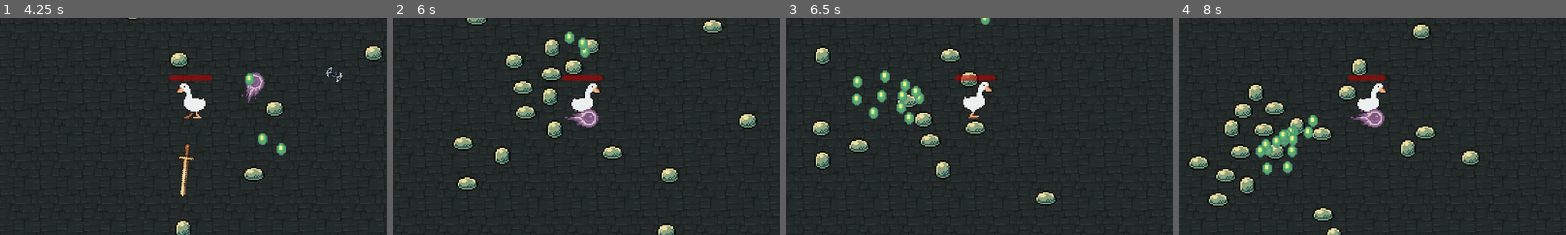
Above: before the commit, frames 1-4 (left to right).
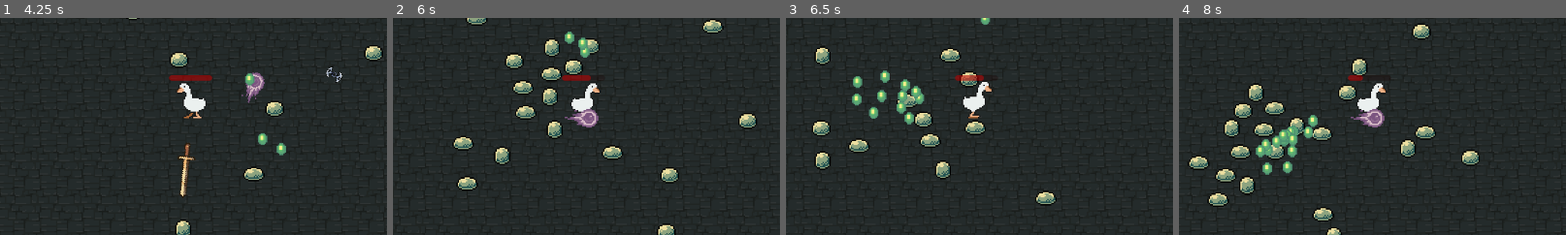
Above: after the commit, the same moments.

Repository: arko-poet/godot-games
Game: Godot game, scene res://sauce/main.tscn
Two runs of this game, one before a commit and one after it. Both use one fixed random seed, a clock stepped at 60 frames per second and the inputs below. Sound files missing from this copy of the repository are replaced by a short silence.
Inputs:
- Up to frame 1 (4.25 s): tap Enter at 0.5 s; hold D (move_right) 0.53-1.28 s; hold S (move_down) 1.28-2.03 s; hold D (move_right) 2.03-2.78 s; hold W (move_up) 2.78-3.53 s; hold A (move_left) from 3.53 s (still down)
- Up to frame 2 (6 s): release A (move_left) at 5.03 s; hold S (move_down) 5.03-5.78 s; hold D (move_right) from 5.78 s (still down)
- Up to frame 3 (6.5 s): keep holding D (move_right)
- Up to frame 4 (8 s): release D (move_right) at 6.53 s; hold W (move_up) 6.53-7.28 s; hold D (move_right) from 7.28 s (still down)
The pictures show only the part of the screen within x 25-75%, y 27-77%; the shares and areas given below are measured in that part.

Frame 1 is identical in both runs. In frame 2, less than 0.1% of the frame differs, in the area x 50-55%, y 26-30%; in frame 3, less than 0.1%; in frame 4, 0.2%, in the area x 47-54%, y 26-30%.

Commit message:
feat(survivors): add hp regen and defense stats

Diff:
--- a/survivors/sauce/monsters/monster.gd
+++ b/survivors/sauce/monsters/monster.gd
@@ -6,7 +6,7 @@
 const XPOrbScene := preload("res://sauce/xp_orb/xp_orb.tscn")
 var target: Node
 var hp := 2
-var damage := 1
+var damage := 5
 @onready var navigation: NavigationAgent2D = $Navigation
 @onready var sprite: AnimatedSprite2D = $Sprite
 
--- a/survivors/sauce/player/player.gd
+++ b/survivors/sauce/player/player.gd
@@ -5,13 +5,16 @@
 signal hp_changed
 signal xp_changed
 signal level_changed
+
 enum WeaponID {BALLS, SWORD, CHAKRAMS, SPEARS}
+
 const WEAPON_SCENES := {
 	WeaponID.BALLS: preload("res://sauce/weapons/balls/balls.tscn"),
 	WeaponID.SWORD: preload("res://sauce/weapons/sword/sword.tscn"),
 	WeaponID.CHAKRAMS: preload("res://sauce/weapons/chakrams/chakrams.tscn"),
 	WeaponID.SPEARS: preload("res://sauce/weapons/spears/spears.tscn"),
 }
+
 var weapons: Array[Weapon] = []
 var speed := 150.0
 var xp := 0
@@ -20,6 +23,9 @@
 var hp := 100
 var monsters_in_contact: Array[Monster] = []
 var level := 1
+var hp_regen := 0
+var armour := 0
+
 @onready var sprite: AnimatedSprite2D = $Sprite
 
 
@@ -82,10 +88,15 @@
 func _on_hp_drain_timer_timeout() -> void:
 	var total_damage := 0
 	for monster in monsters_in_contact:
-		total_damage += monster.damage
+		total_damage += maxi(1, monster.damage - armour)
 	var original_hp = hp
 	hp = maxi(hp - total_damage, 0)
 	if original_hp != hp:
 		hp_changed.emit()
 		if hp == 0:
 			died.emit()
+
+
+func _on_hp_regen_timer_timeout() -> void:
+	hp = mini(max_hp, hp + hp_regen)
+	hp_changed.emit()
--- a/survivors/sauce/player/player.tscn
+++ b/survivors/sauce/player/player.tscn
@@ -174,6 +174,11 @@
 wait_time = 0.1
 autostart = true
 
+[node name="HPRegenTimer" type="Timer" parent="." unique_id=887252093]
+wait_time = 0.5
+autostart = true
+
 [connection signal="body_entered" from="HurtBox" to="." method="_on_hurt_box_body_entered"]
 [connection signal="body_exited" from="HurtBox" to="." method="_on_hurt_box_body_exited"]
 [connection signal="timeout" from="HPDrainTimer" to="." method="_on_hp_drain_timer_timeout"]
+[connection signal="timeout" from="HPRegenTimer" to="." method="_on_hp_regen_timer_timeout"]
